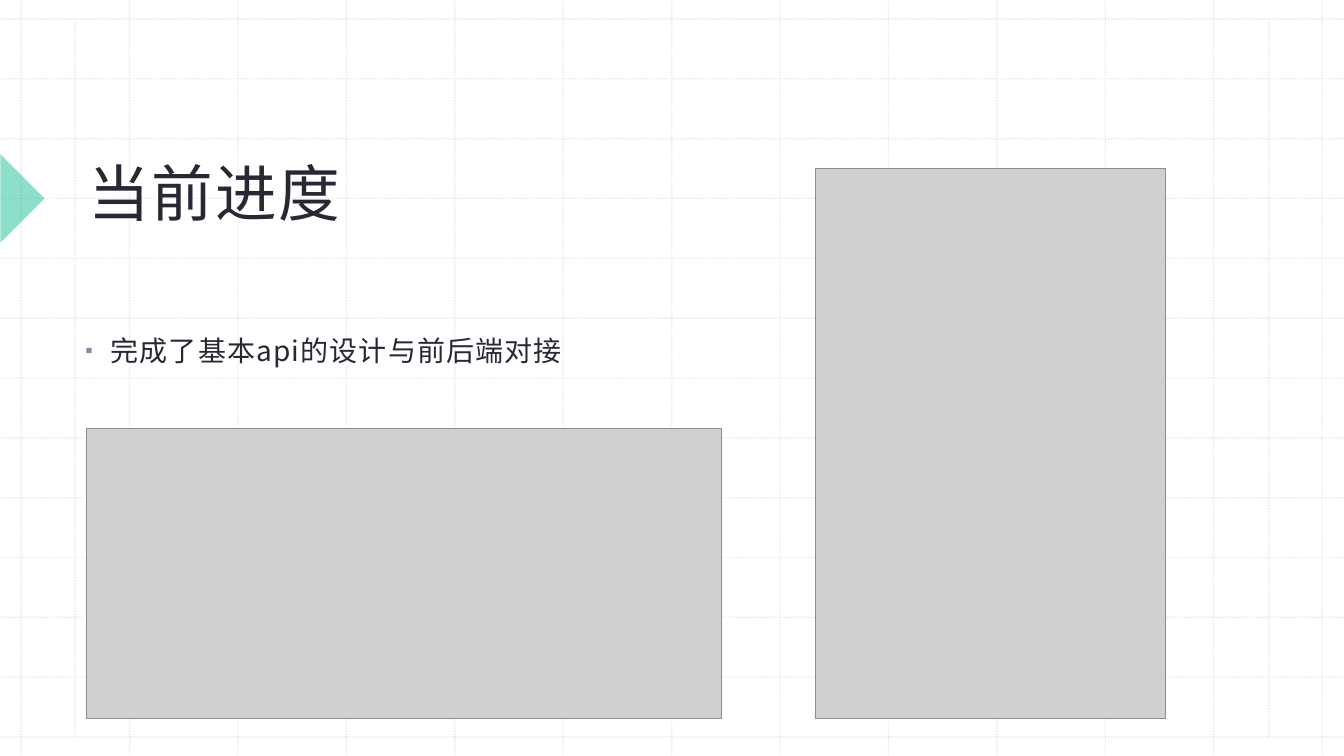
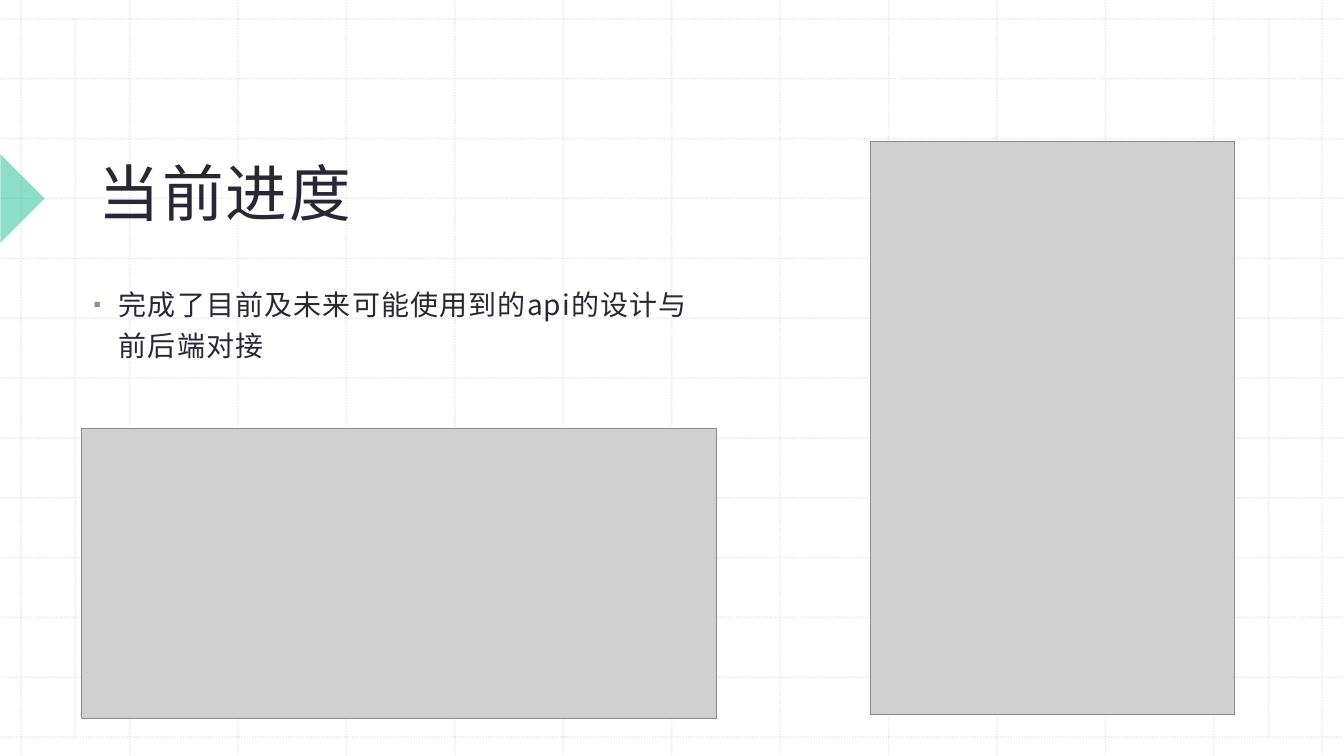
Before and after one commit to XiaCang/BuaaDB, a slide deck: slide 4 of doc/第一次进度检查.pptx. Drawn at 1344x756 pixels with LibreOffice and Linux fonts; fonts in the diff are those of the drawing; grey boxes stand for pictures. Boxes give left, top, right and bottom in pixels: in the first picture for what was removed or moved away, otherwise in the second. Text is boxed around its words. In the diff, an @@ line names an element or a change of style, - is before the commit and + after.

```diff
--- a/doc/第一次进度检查.pptx
+++ b/doc/第一次进度检查.pptx
@@ title "当前进度": place and size @@
-title "当前进度" at bbox=[88, 164, 340, 221]
+title "当前进度" at bbox=[99, 164, 351, 221]
@@ picture: place and size @@
-picture at bbox=[816, 168, 1166, 719]
+picture at bbox=[870, 141, 1235, 715]
@@ text at bbox=[119, 291, 687, 322]: text changed @@
-▪ 完成了基本api的设计与前后端对接
+▪ 完成了目前及未来可能使用到的api的设计与前后端对接
@@ picture: place and size @@
-picture at bbox=[87, 429, 722, 720]
+picture at bbox=[82, 429, 717, 720]
```
Also in this commit, not shown: 5 other slides changed, 14 other files.
